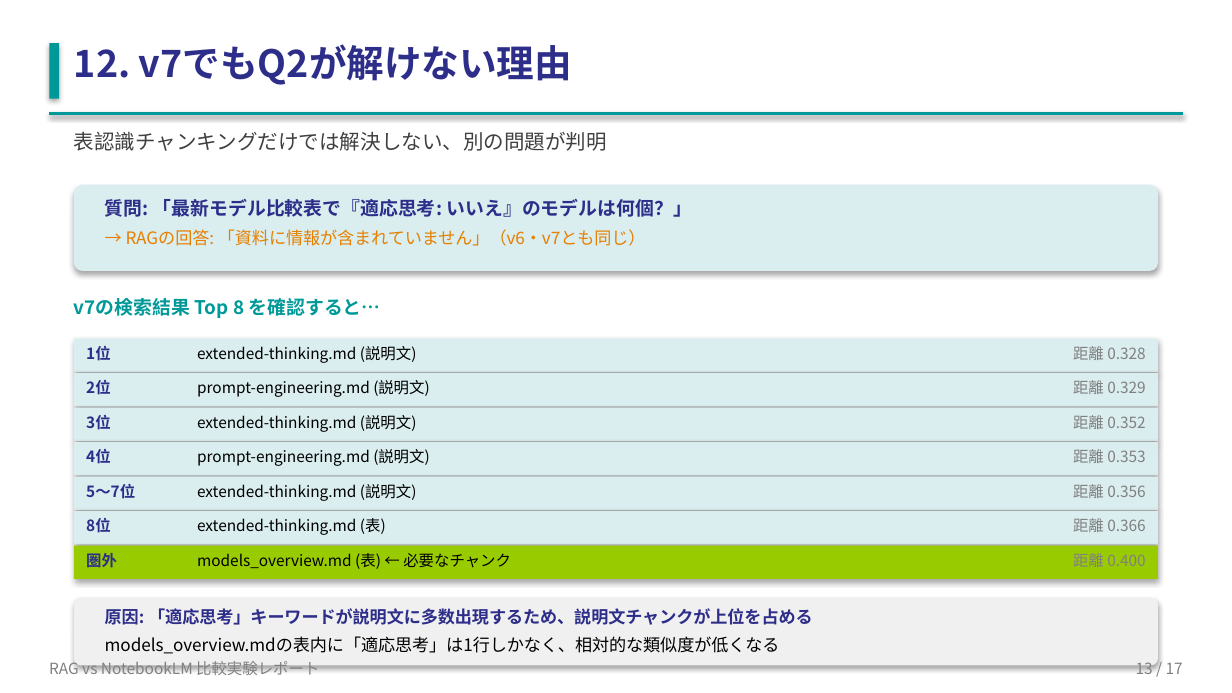
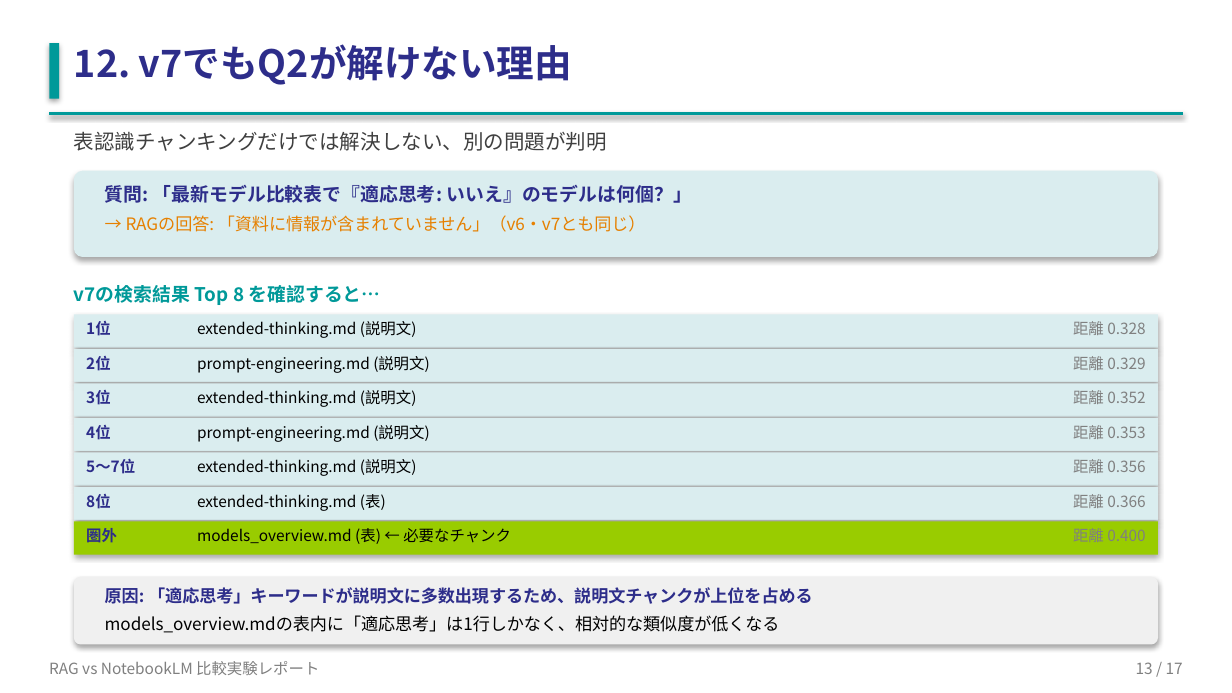
Before and after one commit to shogonakamura1/rag-comparison, a slide deck: slide 13 of RAG_vs_NotebookLM_report.pptx. Drawn at 1232x693 pixels with LibreOffice and Linux fonts; fonts in the diff are those of the drawing. Boxes give left, top, right and bottom in pixels: in the first picture for what was removed or moved away, otherwise in the second. Text is boxed around its words. In the diff, an @@ line names an element or a change of style, - is before the commit and + after.

```diff
--- a/RAG_vs_NotebookLM_report.pptx
+++ b/RAG_vs_NotebookLM_report.pptx
@@ 3 texts, 1 rounded rectangle: place and size @@
-3 texts, 1 rounded rectangle at box(74, 185, 1158, 318)
+3 texts, 1 rounded rectangle at box(74, 171, 1158, 305)
@@ 21 texts, 7 rectangles: place and size @@
-21 texts, 7 rectangles at box(74, 339, 1158, 579)
+21 texts, 7 rectangles at box(74, 314, 1158, 554)
@@ 2 texts, 1 rounded rectangle: place and size @@
-2 texts, 1 rounded rectangle at box(74, 598, 1158, 665)
+2 texts, 1 rounded rectangle at box(74, 577, 1158, 644)
```
Also in this commit, not shown: 13 other slides changed, 5 other files.
